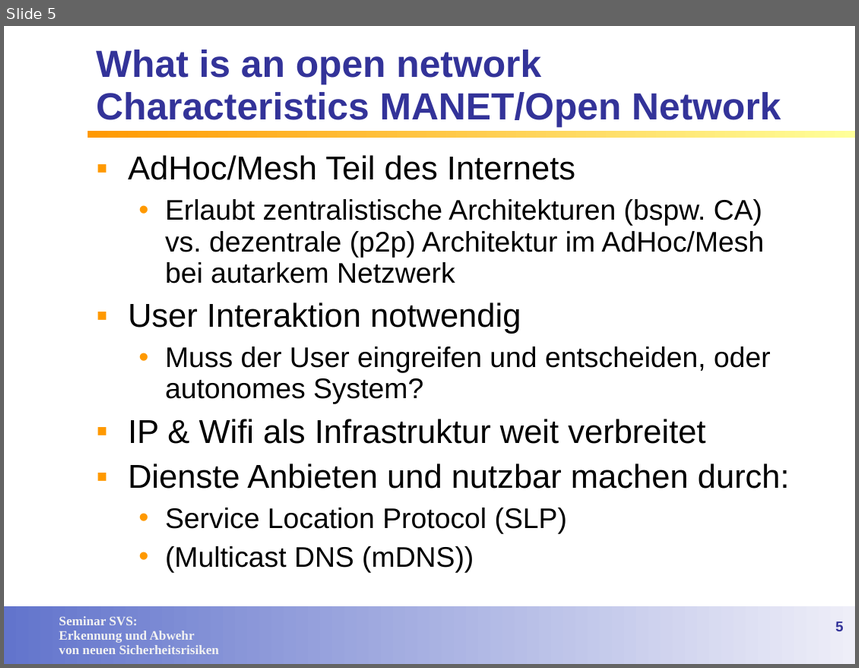
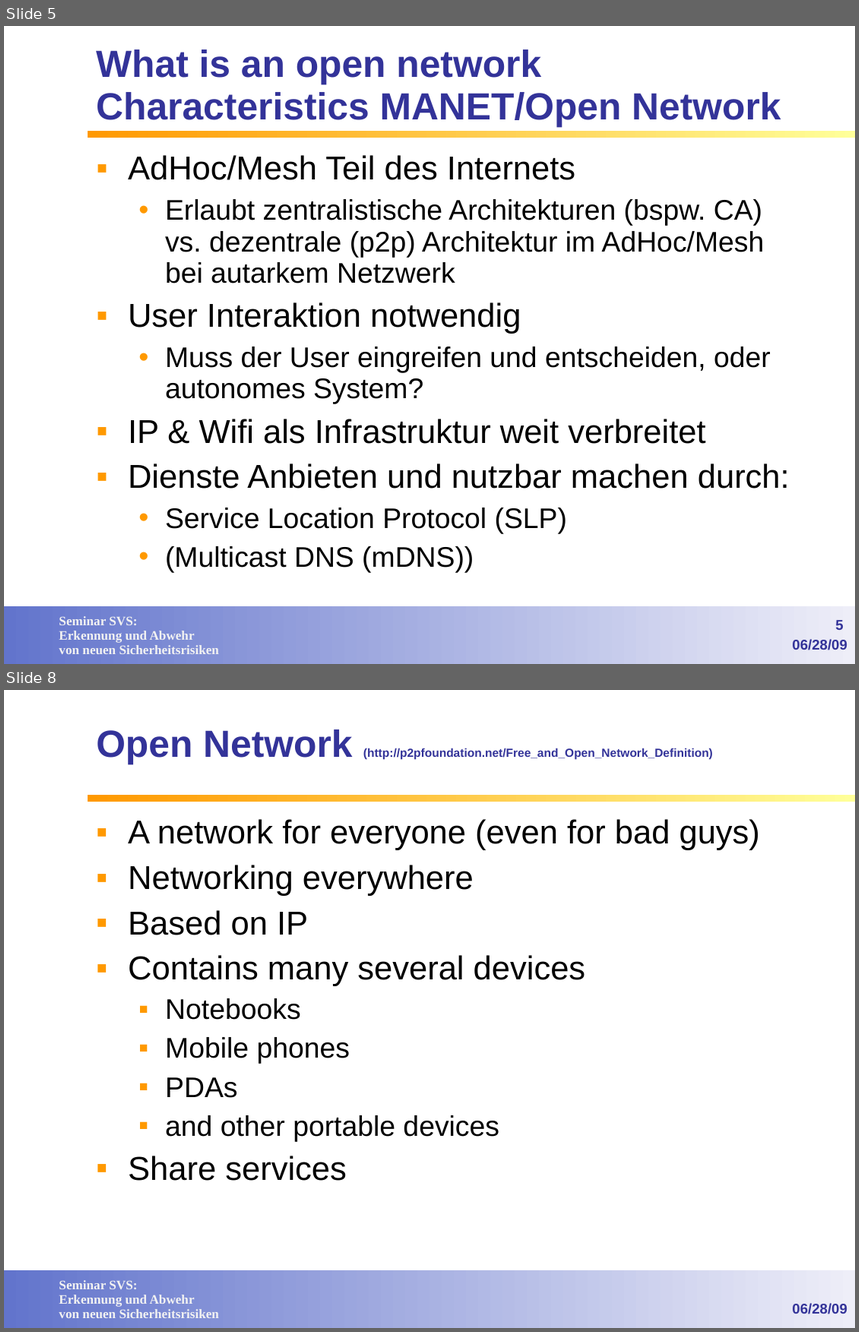
Before and after one commit to lemmy/SecuredSLP, a slide deck: doc/Service Discovery in open networks.ppt. Shown one above the other, each under a label of ours: slide 5 before the commit, slides 5 and 8 after it; the slides between them are not shown. The pictures are 859x668 and 859x1332 pixels, drawn with LibreOffice and Linux fonts; fonts in the diff are those of the drawing; background and template pictures are left out. Boxes give left, top, right and bottom in pixels: in the first picture for what was removed or moved away, otherwise in the second. Text is boxed around its words. In the diff, an @@ line names an element or a change of style, - is before the commit and + after.

```diff
--- a/doc/Service Discovery in open networks.ppt
+++ b/doc/Service Discovery in open networks.ppt
@@ slide 8 added at box(4, 690, 855, 1328), background #FFFFFF; not listed: 3 template elements that a slide beside it also shows @@
@@ title added at box(96, 730, 713, 764), 10 pt, text #333399, bold @@
+Open Network (http://p2pfoundation.net/Free_and_Open_Network_Definition)
@@ text added at box(128, 819, 760, 1181), 28 pt, text #000000 @@
+▪ A network for everyone (even for bad guys)
+▪ Networking everywhere
+▪ Based on IP
+▪ Contains many several devices
+  ▪ Notebooks
+  ▪ Mobile phones
+  ▪ PDAs
+  ▪ and other portable devices
+▪ Share services
@@ text added at box(792, 1303, 848, 1315), 12 pt, text #333399, bold @@
+06/28/09
@@ slide 5 changed as well @@
@@ text added at box(792, 639, 848, 651), 12 pt, text #333399, bold @@
+06/28/09
```
Also in this commit, not shown: 24 other slides changed, 8 other slides added, 2 slides removed, 4 other files.
